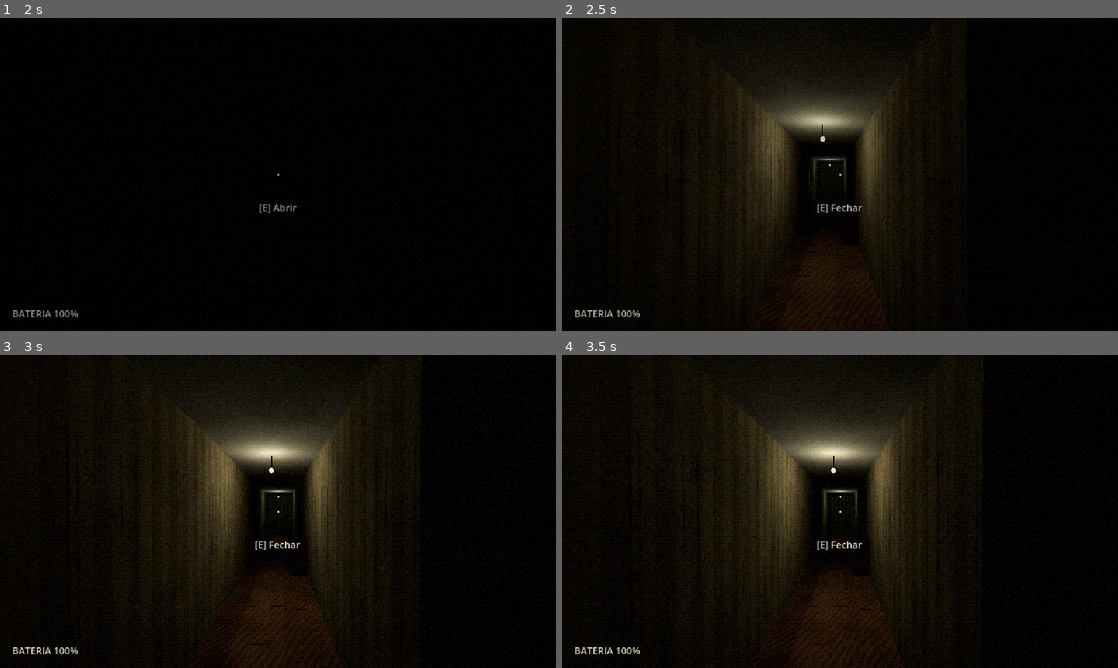
Above: before the commit, frames 1-4 (two rows, left to right).
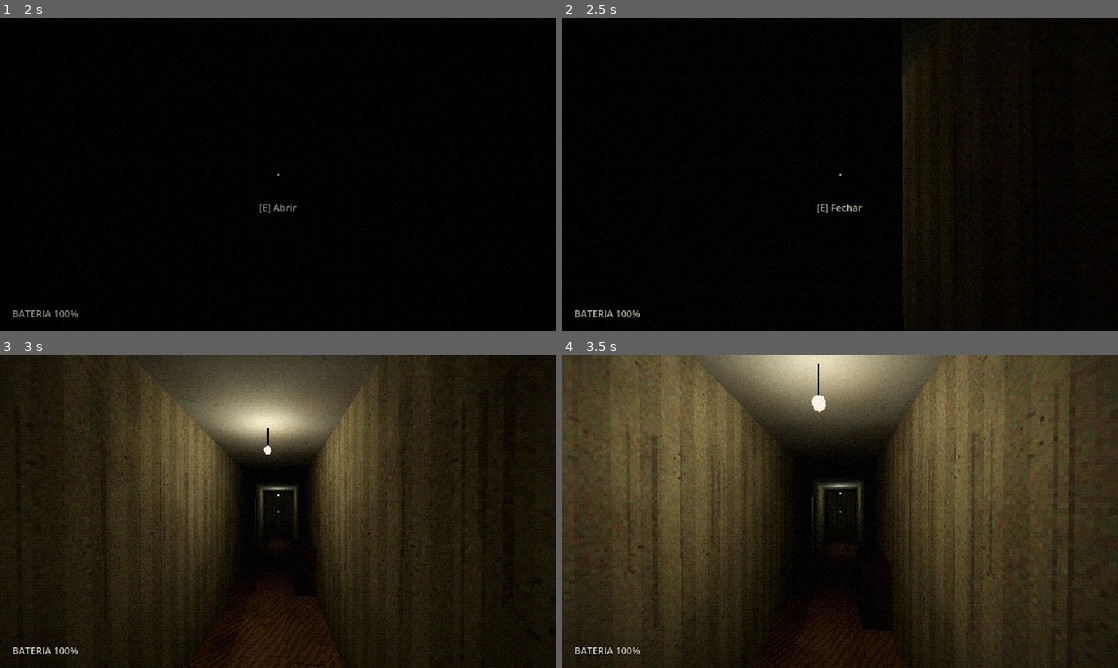
Above: after the commit, the same moments.

Repository: MatheusFernand2/Game
Game: Godot game, scene res://scenes/levels/test_house.tscn
Two runs of this game, one before a commit and one after it. Both use one fixed random seed, a clock stepped at 60 frames per second and the inputs below.
Inputs (mouse positions are in pixels of both pictures, inside the frame that each line leads up to):
- Up to frame 1 (2 s): tap Enter at 0.5 s; move the mouse to (305, 174) at 0.52 s; hold Ctrl (crouch) 0.53-1.28 s; hold W (move_forward) from 0.53 s (still down); click (305, 174) at 0.67 s; move the mouse to (250, 174) at 1.27 s; tap F (flashlight) at 1.35 s
- Up to frame 2 (2.5 s): keep holding W (move_forward); tap Space at 2 s; move the mouse to (851, 168) at 2.02 s; hold E (interact) from 2.03 s (still down)
- Up to frame 3 (3 s): keep holding W (move_forward); move the mouse to (272, 517) at 2.77 s; release E (interact) at 2.78 s; tap Shift (sprint) at 2.85 s; click (272, 517) at 2.92 s
- Up to frame 4 (3.5 s): keep holding W (move_forward)

Frame 1 is identical in both runs. In frame 2, 12% of the frame differs, in the area x 19-63%, y 12-100%; in frame 3, 71%; in frame 4, 86%, in the area x 0-100%, y 0-100%.

Commit message:
Corrige porta que não deixava passar depois de aberta
A colisão ficava parada no lugar fechado porque o AnimatableBody3D era
filho da dobradiça que girava. Agora a própria dobradiça é o corpo físico
e a animação roda no passo de física. A porta também passa a abrir para
o lado oposto ao jogador, sem empurrar ele.

Co-Authored-By: Claude Opus 5.5 <noreply@anthropic.com>
Claude-Session: https://claude.ai/code/session_01EEPZKXRbf8WGsjX2xm4hw3

Diff:
--- a/scenes/world/door.tscn
+++ b/scenes/world/door.tscn
@@ -39,24 +39,23 @@
 slam_sound = ExtResource("4_slam")
 locked_sound = ExtResource("5_locked")
 
-[node name="Hinge" type="Node3D" parent="."]
+[node name="Hinge" type="AnimatableBody3D" parent="."]
 transform = Transform3D(1, 0, 0, 0, 1, 0, 0, 0, 1, -0.45, 0, 0)
 
-[node name="Body" type="AnimatableBody3D" parent="Hinge"]
+[node name="Mesh" type="MeshInstance3D" parent="Hinge"]
 transform = Transform3D(1, 0, 0, 0, 1, 0, 0, 0, 1, 0.45, 1.02, 0)
-
-[node name="Mesh" type="MeshInstance3D" parent="Hinge/Body"]
 mesh = SubResource("Mesh_panel")
 
-[node name="Collision" type="CollisionShape3D" parent="Hinge/Body"]
+[node name="Collision" type="CollisionShape3D" parent="Hinge"]
+transform = Transform3D(1, 0, 0, 0, 1, 0, 0, 0, 1, 0.45, 1.02, 0)
 shape = SubResource("Shape_panel")
 
-[node name="KnobFront" type="MeshInstance3D" parent="Hinge/Body"]
-transform = Transform3D(1, 0, 0, 0, 1, 0, 0, 0, 1, 0.36, -0.05, -0.045)
+[node name="KnobFront" type="MeshInstance3D" parent="Hinge"]
+transform = Transform3D(1, 0, 0, 0, 1, 0, 0, 0, 1, 0.81, 0.97, -0.045)
 mesh = SubResource("Mesh_knob")
 
-[node name="KnobBack" type="MeshInstance3D" parent="Hinge/Body"]
-transform = Transform3D(1, 0, 0, 0, 1, 0, 0, 0, 1, 0.36, -0.05, 0.045)
+[node name="KnobBack" type="MeshInstance3D" parent="Hinge"]
+transform = Transform3D(1, 0, 0, 0, 1, 0, 0, 0, 1, 0.81, 0.97, 0.045)
 mesh = SubResource("Mesh_knob")
 
 [node name="Sfx" type="AudioStreamPlayer3D" parent="."]
--- a/scripts/world/door.gd
+++ b/scripts/world/door.gd
@@ -43,7 +43,8 @@
 func open_away_from(from_position: Vector3) -> void:
 	# Lado do jogador em relação à porta (eixo Z local).
 	var local := to_local(from_position)
-	var side := -1.0 if local.z > 0.0 else 1.0
+	# Ângulo positivo leva a ponta da porta para -Z local; então abre pro lado oposto ao jogador.
+	var side := 1.0 if local.z > 0.0 else -1.0
 	_rotate_to(open_angle * side, open_time, Tween.EASE_IN_OUT)
 	is_open = true
 	_play(creak_sound, -6.0, randf_range(0.85, 1.05))
@@ -73,7 +74,9 @@
 	if _tween and _tween.is_valid():
 		_tween.kill()
 	_busy = true
+	# A dobradiça é um corpo físico: anima no passo de física pra colisão acompanhar.
 	_tween = create_tween().set_trans(Tween.TRANS_SINE).set_ease(ease_type)
+	_tween.set_process_mode(Tween.TWEEN_PROCESS_PHYSICS)
 	_tween.tween_property(hinge, "rotation_degrees:y", angle_deg, duration)
 	_tween.finished.connect(func() -> void: _busy = false)
 
